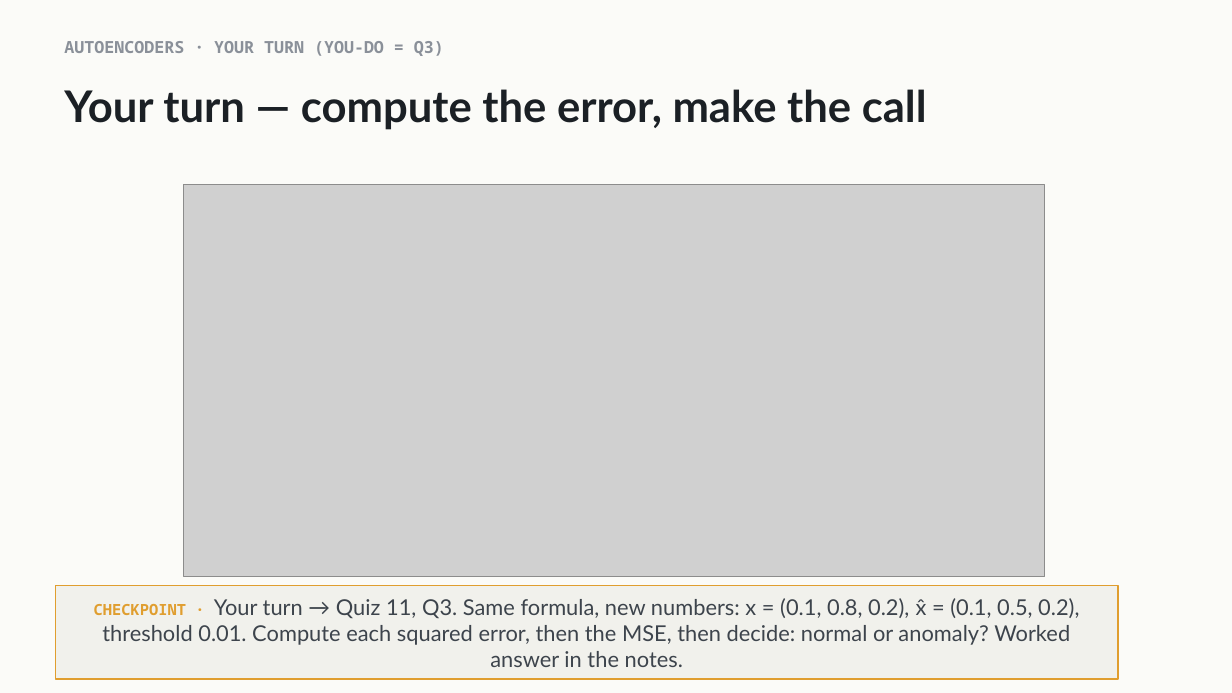
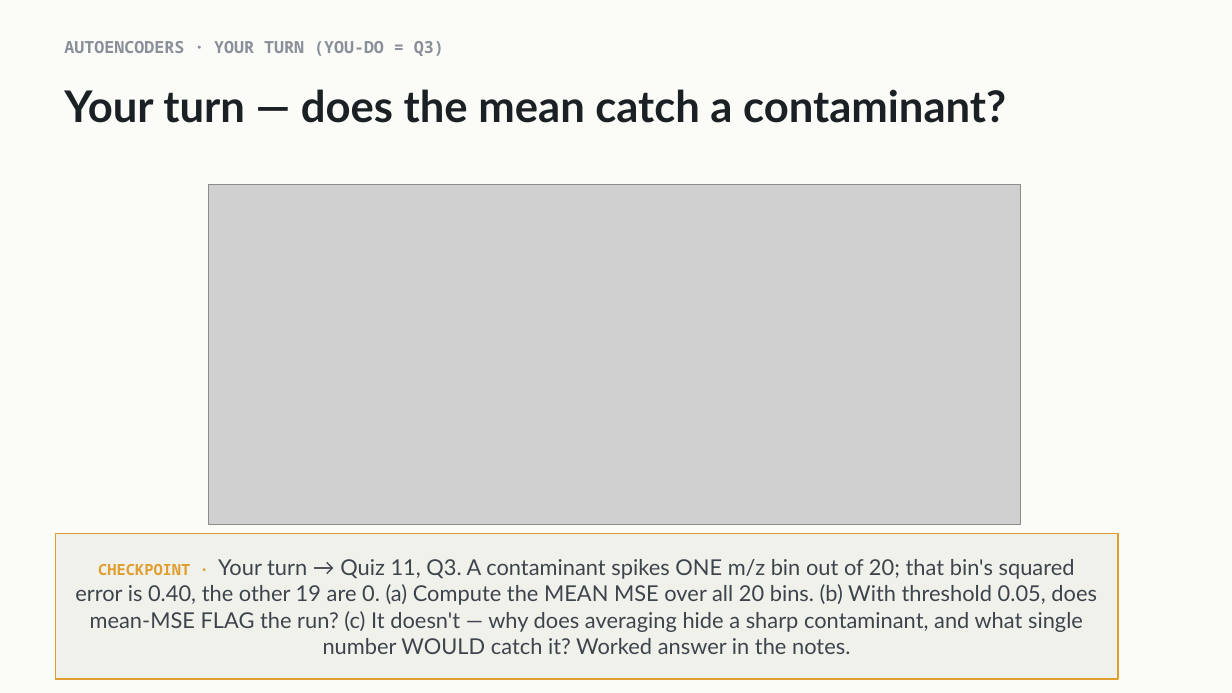
Before and after one commit to indigobio/msacl_dl_course, a slide deck: slide 7 of slides/pptx/lecture11_unsupervised.pptx. Drawn at 1232x693 pixels with LibreOffice and Linux fonts; fonts in the diff are those of the drawing; grey boxes stand for pictures. Boxes give left, top, right and bottom in pixels: in the first picture for what was removed or moved away, otherwise in the second. Text is boxed around its words. In the diff, an @@ line names an element or a change of style, - is before the commit and + after.

```diff
--- a/slides/pptx/lecture11_unsupervised.pptx
+++ b/slides/pptx/lecture11_unsupervised.pptx
@@ text at bbox=[64, 89, 1006, 123]: text changed @@
-Your turn — compute the error, make the call
+Your turn — does the mean catch a contaminant?
@@ picture: place and size @@
-picture at bbox=[184, 185, 1045, 577]
+picture at bbox=[208, 185, 1020, 524]
@@ rectangle "CHECKPOINT · Your turn → ...": place and size @@
-rectangle "CHECKPOINT · Your turn → ..." at bbox=[55, 586, 1118, 679]
+rectangle "CHECKPOINT · Your turn → ..." at bbox=[55, 533, 1118, 679]
@@ text in rectangle at bbox=[75, 559, 1097, 654]: text changed @@
-CHECKPOINT · Your turn → Quiz 11, Q3. Same formula, new numbers: x = (0.1, 0.8, 0.2), x̂ = (0.1, 0.5, 0.2), threshold 0.01. Compute each squared error, then the MSE, then decide: normal or anomaly? Worked answer in the notes.
+CHECKPOINT · Your turn → Quiz 11, Q3. A contaminant spikes ONE m/z bin out of 20; that bin's squared error is 0.40, the other 19 are 0. (a) Compute the MEAN MSE over all 20 bins. (b) With threshold 0.05, does mean-MSE FLAG the run? (c) It doesn't — why does averaging hide a sharp contaminant, and what single number WOULD catch it? Worked answer in the notes.
```
Also in this commit, not shown: 4 other slides changed, 9 other files.
